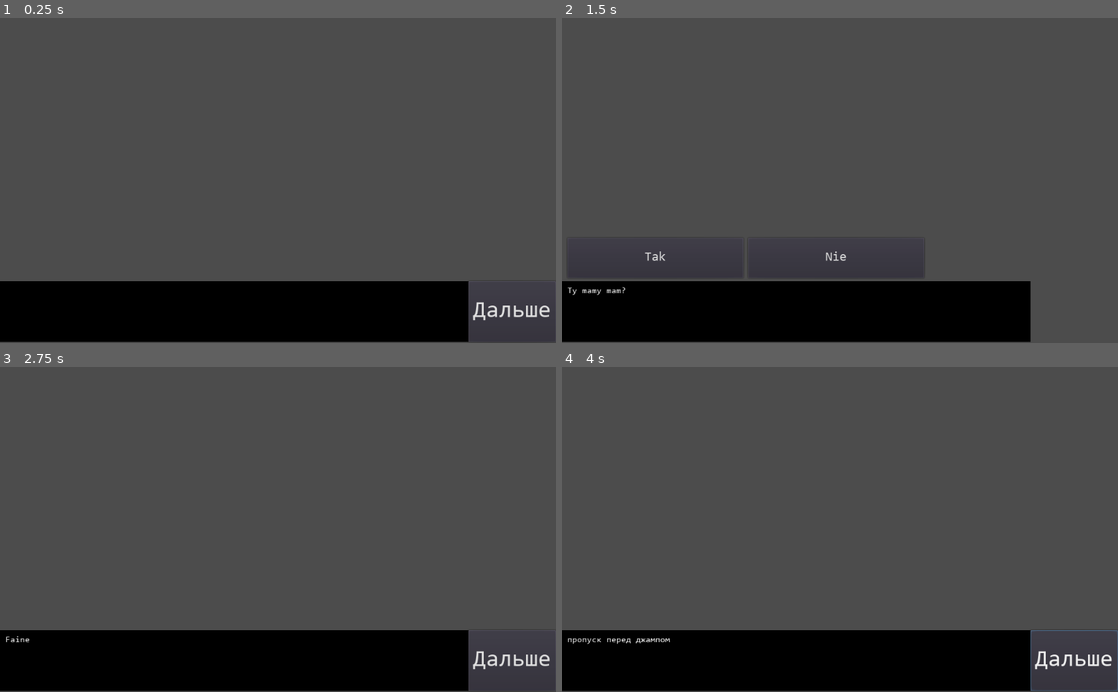
Above: before the commit, frames 1-4 (two rows, left to right).
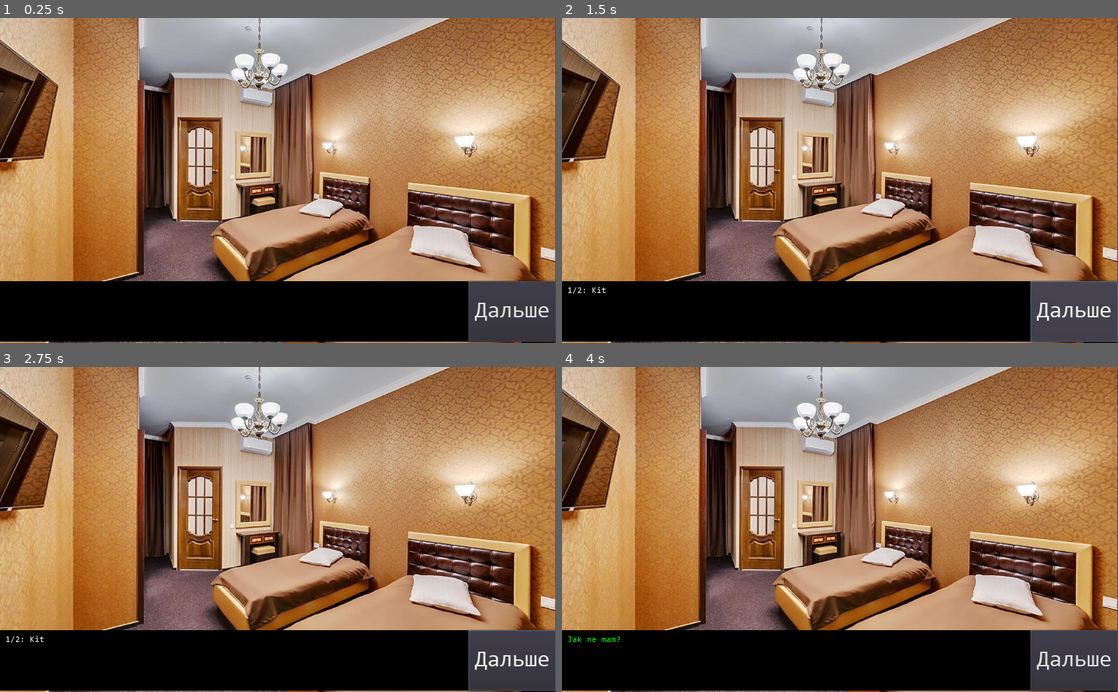
Above: after the commit, the same moments.

Repository: SuperTemich2005/DDKG2
Game: Godot game, scene res://scenes/case_2/222c_day1.tscn
Same seed, same stepped clock (60 frames per second), same inputs: the game is played once before the commit and once after it. This scene is started directly instead of the project's main scene.
Inputs (mouse positions are in pixels of both pictures, inside the frame that each line leads up to):
- Up to frame 1 (0.25 s): no input
- Up to frame 2 (1.5 s): click "Дальше" at 0.5 s; click "Дальше" at 1.25 s
- Up to frame 3 (2.75 s): click (94, 607) at 2 s, where only the run before the commit has a clickable "Tak"
- Up to frame 4 (4 s): click "Дальше" at 2.75 s; click (834, 607) at 3.5 s, where only the run after the commit has a clickable "Nie"

The runs differ from the first frame. In frame 1, 81% of the frame differs, in the area x 0-100%, y 0-100%; in frame 2, 81%; in frame 3, 81%; in frame 4, 81%.

Commit message:
инвестиГЕЙшн

Diff:
--- a/project.godot
+++ b/project.godot
@@ -19,6 +19,11 @@
 run/main_scene="res://scenes/main_menu.tscn"
 config/icon="res://icon.png"
 
+[display]
+
+window/stretch/mode="2d"
+window/stretch/aspect="keep"
+
 [rendering]
 
 environment/default_environment="res://default_env.tres"
--- a/scenes/case_2/222c_day1.gd
+++ b/scenes/case_2/222c_day1.gd
@@ -2,16 +2,30 @@
 var Dialogue
 func _ready():
 	Dialogue = [
+		"0",
 		"'Jak kit mamy mam...'",
-		"Kit",
-		"Ty mamy mam?",
-		"SPLIT Tak Nie 6 3",
+		"1/2: Kit",
+		"Ty mamy mam? G",
+		"SPLIT Tak Nie 7 4",
 		"Jak ne mam?",
-		"пропуск перед джампом",
-		"JUMP 0",
+		"Ty tata mam?",
+		"JUMP 1",
 		"Faine",
-		"пропуск перед джампом",
-		"JUMP 0",
+		"A sestry mam?",
+		"JUMP 11",
+		"asdasdasd",
+		"11/12: эту строку",
+		"placeholder",
+		"белый W",
+		"зеленый G",
+		"оранжевый R",
+		"желтый Y",
+		"телепатическирозовый P",
+		"(w glowie mysli mam) B",
+		"MAIN",
+		"",
+		"JUMP 1",
+		"",
 	]
 
 
--- a/scenes/case_2/222c_day1.tscn
+++ b/scenes/case_2/222c_day1.tscn
@@ -1,9 +1,23 @@
-[gd_scene load_steps=3 format=2]
+[gd_scene load_steps=5 format=2]
 
 [ext_resource path="res://scenes/investigation.tscn" type="PackedScene" id=1]
 [ext_resource path="res://scenes/case_2/222c_day1.gd" type="Script" id=2]
+[ext_resource path="res://sprites/background/a222c_bg.jpg" type="Texture" id=3]
+
+[sub_resource type="SpriteFrames" id=1]
+animations = [ {
+"frames": [ ExtResource( 3 ) ],
+"loop": true,
+"name": "default",
+"speed": 5.0
+} ]
 
 [node name="Node2D" type="Node2D"]
 script = ExtResource( 2 )
 
-[node name="Node2D" parent="." instance=ExtResource( 1 )]
+[node name="AnimatedSprite" type="AnimatedSprite" parent="."]
+position = Vector2( -1, -115 )
+frames = SubResource( 1 )
+centered = false
+
+[node name="investigation_screen" parent="." instance=ExtResource( 1 )]
--- a/scenes/investigation.gd
+++ b/scenes/investigation.gd
@@ -6,16 +6,48 @@
 # var b = "text"
 
 var Cur
+var State : String
 # Called when the node enters the scene tree for the first time.
 func _ready():
 	Cur = 0
+	State = "Dialogue" # Main Dialogue Examine ChatSelect Present Move
 
 
 # Called every frame. 'delta' is the elapsed time since the previous frame.
 #func _process(delta):
 #	pass
-
-
+func _process(delta):
+	match State:
+		"Dialogue":
+			$back_button.hide()
+			$back_button.disabled = true
+			$investigation_buttons_container.hide()
+			$crosshair.hide()
+			$background.show()
+			$show_text.show()
+			if not get_parent().Dialogue[Cur+1].split(" ")[0] == "SPLIT":
+				$next_button.show()
+				$next_button.disabled = false
+		"Main":
+			$back_button.hide()
+			$back_button.disabled = true
+			$background.hide()
+			$show_text.hide()
+			$investigation_buttons_container.show()
+			$next_button.hide()
+			$next_button.disabled = true
+			$crosshair.hide()
+		"Examine":
+			$back_button.show()
+			$back_button.disabled = false
+			$background.hide()
+			$show_text.hide()
+			$investigation_buttons_container.hide()
+			$next_button.hide()
+			$next_button.disabled = true
+			$crosshair.show()
+func _input(event):
+	$crosshair.position = event.position
 func _on_next_button_pressed():
 	print(get_parent().Dialogue[Cur+1].split(" ")[0])
 	Cur+=1
@@ -24,6 +56,8 @@
 		Cur = int(get_parent().Dialogue[Cur+1].split(" ")[1])
 		#$show_text.text = get_parent().Dialogue[Cur]
 		print("jumping to whatever")
+	if get_parent().Dialogue[Cur+1].split(" ")[0] == "MAIN":
+		State = "Main"
 	if get_parent().Dialogue[Cur+1].split(" ")[0] == "SPLIT":
 		$choice_first.disabled = false
 		$choice_second.disabled = false
@@ -33,7 +67,24 @@
 		$next_button.hide()
 		$choice_first.text = get_parent().Dialogue[Cur+1].split(" ")[1]
 		$choice_second.text = get_parent().Dialogue[Cur+1].split(" ")[2]
-
+	if get_parent().Dialogue[Cur].split(" ")[-1] == "W":
+		$show_text/text_color.color = Color(1,1,1,1)
+		$show_text.text = $show_text.text.left($show_text.text.length()-1)
+	if get_parent().Dialogue[Cur].split(" ")[-1] == "G":
+		$show_text/text_color.color = Color(0,1,0,1)
+		$show_text.text = $show_text.text.left($show_text.text.length()-1)
+	if get_parent().Dialogue[Cur].split(" ")[-1] == "B":
+		$show_text/text_color.color = Color(0,0,1,1)
+		$show_text.text = $show_text.text.left($show_text.text.length()-1)
+	if get_parent().Dialogue[Cur].split(" ")[-1] == "R":
+		$show_text/text_color.color = Color(1,0.5,0,1)
+		$show_text.text = $show_text.text.left($show_text.text.length()-1)
+	if get_parent().Dialogue[Cur].split(" ")[-1] == "Y":
+		$show_text/text_color.color = Color(1,1,0,1)
+		$show_text.text = $show_text.text.left($show_text.text.length()-1)
+	if get_parent().Dialogue[Cur].split(" ")[-1] == "P":
+			$show_text/text_color.color = Color(1,0,1,1)
+			$show_text.text = $show_text.text.left($show_text.text.length()-1)
 
 func _on_choice_first_pressed():
 	$choice_first.disabled = true
@@ -55,3 +106,11 @@
 	$next_button.show()
 	Cur = int(get_parent().Dialogue[Cur+1].split(" ")[4])+1
 	$show_text.text = get_parent().Dialogue[Cur]
+
+
+func _on_back_button_pressed():
+	State = "Main"
+
+
+func _on_button_investigate_pressed():
+	State = "Examine"
--- a/scenes/investigation.tscn
+++ b/scenes/investigation.tscn
@@ -1,7 +1,10 @@
-[gd_scene load_steps=7 format=2]
+[gd_scene load_steps=11 format=2]
 
 [ext_resource path="res://fonts/consola.ttf" type="DynamicFontData" id=1]
 [ext_resource path="res://scenes/investigation.gd" type="Script" id=2]
+[ext_resource path="res://sprites/crosshair/uninvestigated.png" type="Texture" id=3]
+[ext_resource path="res://sprites/crosshair/investigated.png" type="Texture" id=4]
+[ext_resource path="res://sprites/crosshair/nothing.png" type="Texture" id=5]
 
 [sub_resource type="DynamicFont" id=1]
 size = 43
@@ -16,6 +19,24 @@
 [sub_resource type="DynamicFont" id=4]
 size = 24
 font_data = ExtResource( 1 )
+
+[sub_resource type="SpriteFrames" id=5]
+animations = [ {
+"frames": [ ExtResource( 5 ) ],
+"loop": true,
+"name": "default",
+"speed": 5.0
+}, {
+"frames": [ ExtResource( 3 ) ],
+"loop": true,
+"name": "wut",
+"speed": 5.0
+}, {
+"frames": [ ExtResource( 4 ) ],
+"loop": true,
+"name": "gotchu",
+"speed": 5.0
+} ]
 
 [node name="Node2D" type="Node2D"]
 script = ExtResource( 2 )
@@ -37,6 +58,17 @@
 margin_bottom = 598.0
 custom_fonts/font = SubResource( 1 )
 text = "Дальше"
+__meta__ = {
+"_edit_use_anchors_": false
+}
+
+[node name="back_button" type="Button" parent="."]
+margin_left = 863.0
+margin_top = 434.0
+margin_right = 1024.0
+margin_bottom = 484.0
+custom_fonts/font = SubResource( 1 )
+text = "Назад"
 __meta__ = {
 "_edit_use_anchors_": false
 }
@@ -85,6 +117,66 @@
 __meta__ = {
 "_edit_use_anchors_": false
 }
+
+[node name="investigation_buttons_container" type="HBoxContainer" parent="."]
+anchor_top = 0.5
+anchor_right = 1.0
+anchor_bottom = 0.5
+margin_top = 10.0
+margin_right = 1024.0
+margin_bottom = 95.0
+custom_constants/separation = 50
+alignment = 1
+__meta__ = {
+"_edit_use_anchors_": false
+}
+
+[node name="button_investigate" type="Button" parent="investigation_buttons_container"]
+margin_left = 65.0
+margin_right = 293.0
+margin_bottom = 85.0
+custom_fonts/font = SubResource( 1 )
+text = "Осмотреть"
+__meta__ = {
+"_edit_use_anchors_": false
+}
+
+[node name="button_chat" type="Button" parent="investigation_buttons_container"]
+margin_left = 343.0
+margin_right = 547.0
+margin_bottom = 85.0
+custom_fonts/font = SubResource( 1 )
+text = "Разговор"
+__meta__ = {
+"_edit_use_anchors_": false
+}
+
+[node name="button_present" type="Button" parent="investigation_buttons_container"]
+margin_left = 597.0
+margin_right = 801.0
+margin_bottom = 85.0
+custom_fonts/font = SubResource( 1 )
+text = "Показать"
+__meta__ = {
+"_edit_use_anchors_": false
+}
+
+[node name="button_move" type="Button" parent="investigation_buttons_container"]
+margin_left = 851.0
+margin_right = 959.0
+margin_bottom = 85.0
+custom_fonts/font = SubResource( 1 )
+text = "Уйти"
+__meta__ = {
+"_edit_use_anchors_": false
+}
+
+[node name="crosshair" type="AnimatedSprite" parent="."]
+position = Vector2( 118.092, 233.755 )
+scale = Vector2( 0.618163, 0.618163 )
+frames = SubResource( 5 )
 [connection signal="pressed" from="next_button" to="." method="_on_next_button_pressed"]
+[connection signal="pressed" from="back_button" to="." method="_on_back_button_pressed"]
 [connection signal="pressed" from="choice_first" to="." method="_on_choice_first_pressed"]
 [connection signal="pressed" from="choice_second" to="." method="_on_choice_second_pressed"]
+[connection signal="pressed" from="investigation_buttons_container/button_investigate" to="." method="_on_button_investigate_pressed"]
Binary file added: sprites/background/a222c_bg.jpg
Not shown, added: sprites/background/a222c_bg.jpg.import
Binary file added: sprites/crosshair/investigated.png
Not shown, added: sprites/crosshair/investigated.png.import
Binary file added: sprites/crosshair/nothing.png
Not shown, added: sprites/crosshair/nothing.png.import
Binary file added: sprites/crosshair/uninvestigated.png
Not shown, added: sprites/crosshair/uninvestigated.png.import
